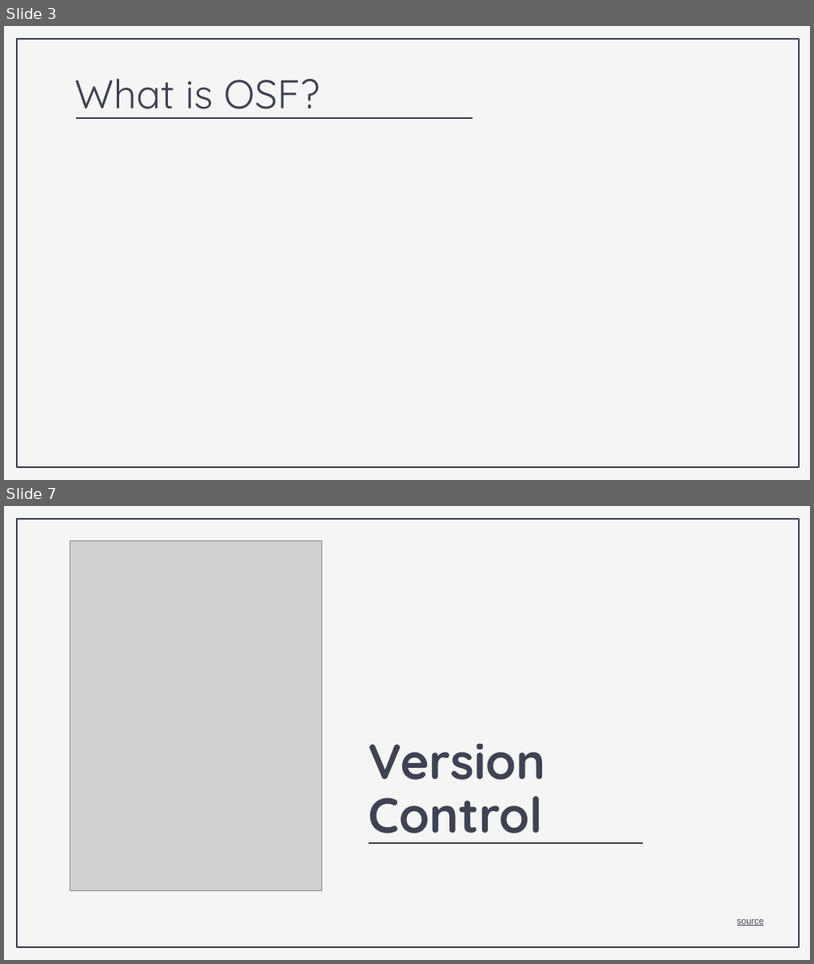
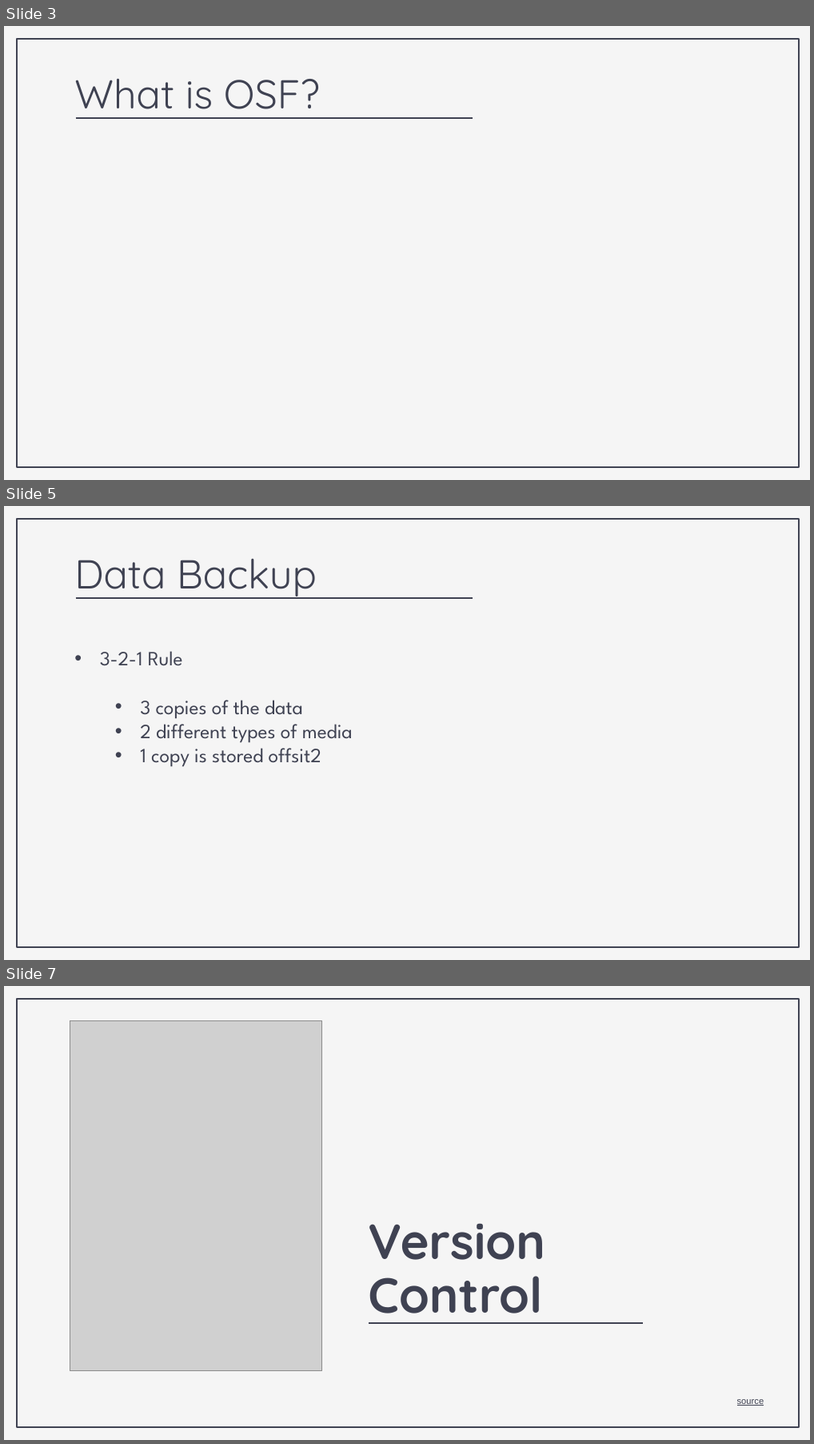
Before and after one commit to nickrochlin/rdm-jumpstart2, a slide deck: docs/files/Block1-3_OSF.pptx. Shown one above the other, each under a label of ours: slides 3 and 7 before the commit, slides 3, 5 and 7 after it; the slides between them are not shown. The pictures are 814x964 and 814x1444 pixels, drawn with LibreOffice and Linux fonts; fonts in the diff are those of the drawing; grey boxes stand for pictures. Boxes give left, top, right and bottom in pixels: in the first picture for what was removed or moved away, otherwise in the second. Text is boxed around its words. In the diff, an @@ line names an element or a change of style, - is before the commit and + after.

```diff
--- a/docs/files/Block1-3_OSF.pptx
+++ b/docs/files/Block1-3_OSF.pptx
@@ slide 5 added at [4,506,810,960], background #F5F5F5; not listed: 1 template element that a slide beside it also shows @@
@@ title added at [74,558,317,599], 36 pt, text #3F4252 @@
+Data Backup
@@ line added from (76, 598) to (473, 598), #3F4252 1.5 pt @@
@@ subtitle added at [100,651,353,767], 18 pt, text #3F4252 @@
+• 3-2-1 Rule
+  • 3 copies of the data
+  • 2 different types of media
+  • 1 copy is stored offsit2
```
Also in this commit, not shown: 7 slides changed, 1 slide removed, 9 other files.
